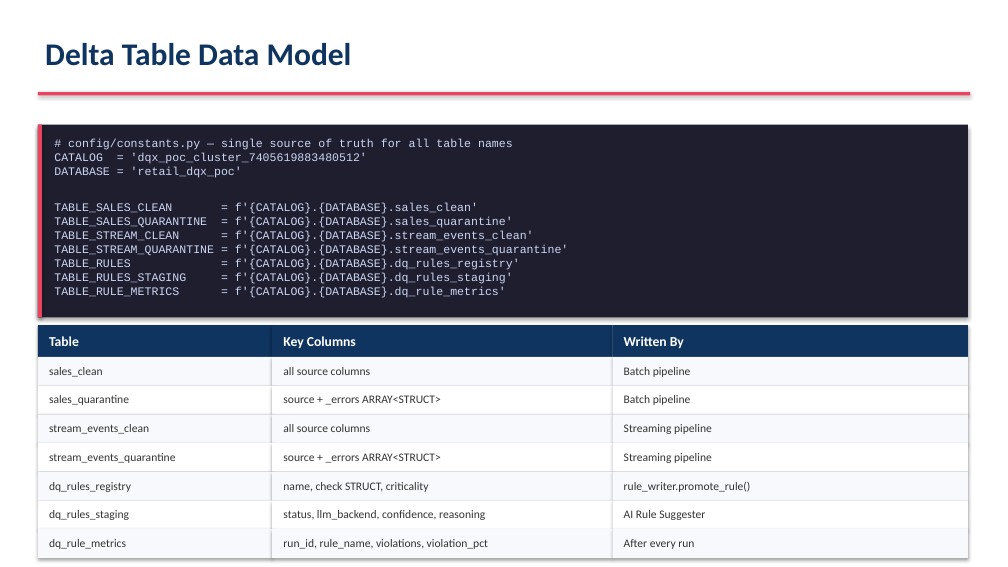
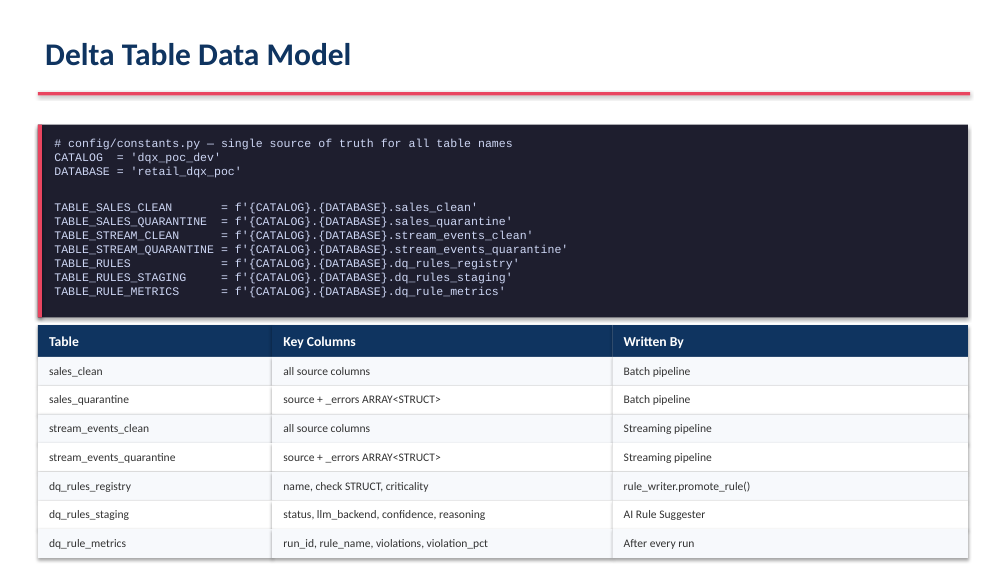
Before and after one commit to ameyadeshmukh-16/databricks-dqx-poc, a slide deck: slide 26 of AI_Infusion_Delivery_Assessment.pptx. Drawn at 1008x567 pixels with LibreOffice and Linux fonts; fonts in the diff are those of the drawing. Boxes give left, top, right and bottom in pixels: in the first picture for what was removed or moved away, otherwise in the second. Text is boxed around its words. In the diff, an @@ line names an element or a change of style, - is before the commit and + after.

```diff
--- a/AI_Infusion_Delivery_Assessment.pptx
+++ b/AI_Infusion_Delivery_Assessment.pptx
@@ text at bbox=[54, 153, 221, 164]: text changed @@
-CATALOG = 'dqx_poc_cluster_7405619883480512'
+CATALOG = 'dqx_poc_dev'
```
Also in this commit, not shown: 12 other slides changed, 1 slide added, 1 slide removed, 1 other file.
